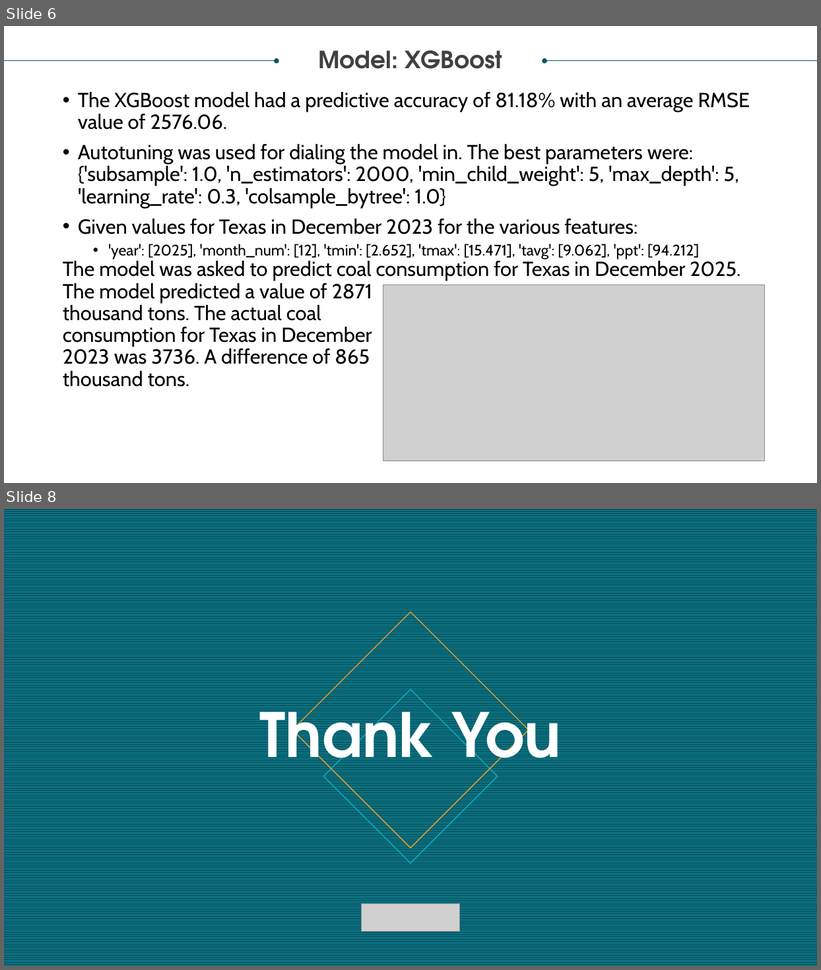
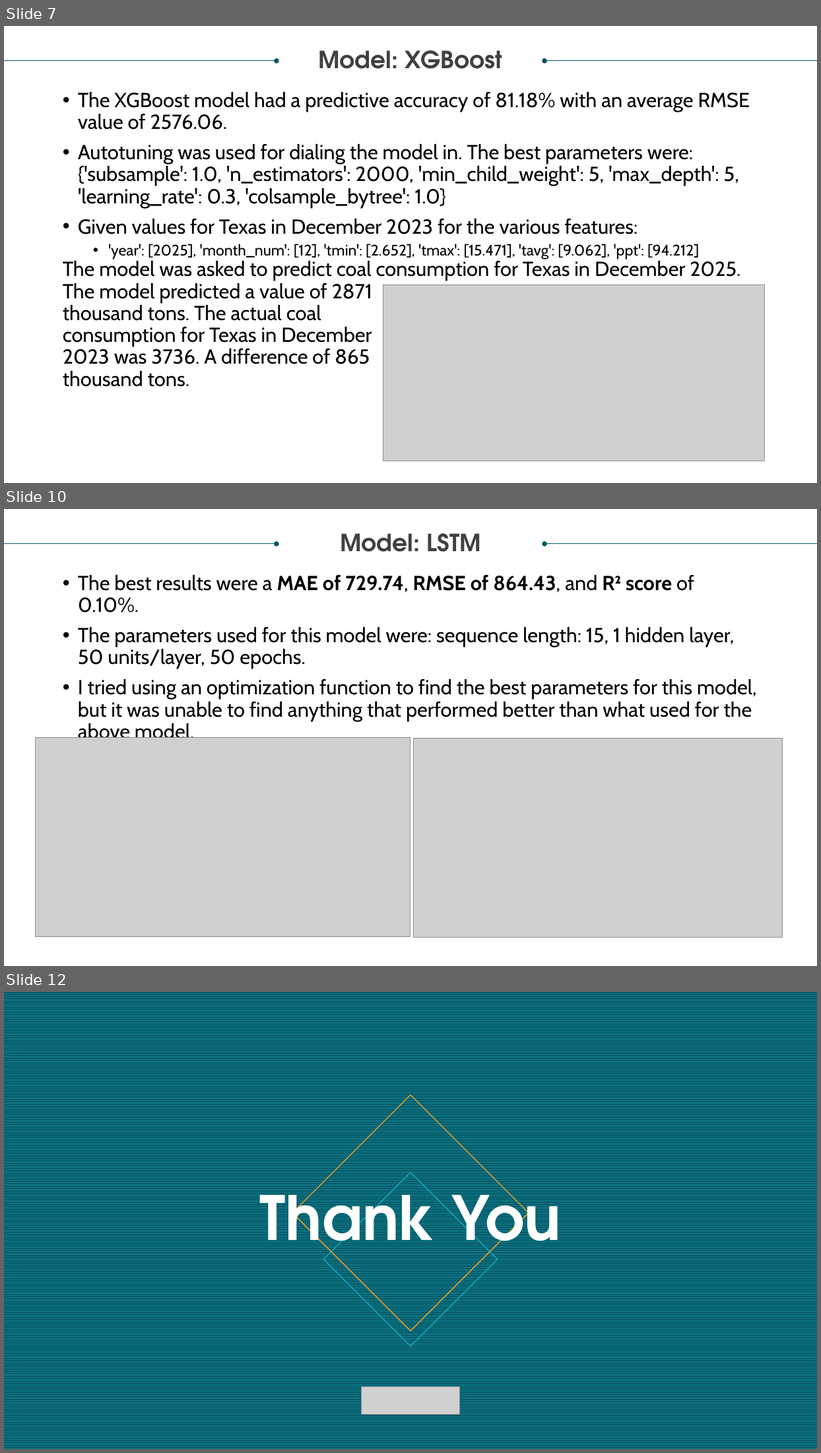
Before and after one commit to jcbritton/Weather_vs_Energy_Consumption, a slide deck: Project 4 Presentation.pptx. Shown one above the other, each under a label of ours: slides 6 and 8 before the commit, slides 7, 10 and 12 after it; the slides between them are not shown. The pictures are 821x970 and 821x1453 pixels, drawn with LibreOffice and Linux fonts; fonts in the diff are those of the drawing; grey boxes stand for pictures. Boxes give left, top, right and bottom in pixels: in the first picture for what was removed or moved away, otherwise in the second. Text is boxed around its words. In the diff, an @@ line names an element or a change of style, - is before the commit and + after.

Commit message:
updated slides with LSTM model info

```diff
--- a/Project 4 Presentation.pptx
+++ b/Project 4 Presentation.pptx
@@ slide 10 added at <box>4,509,817,966</box>, background #FFFFFF @@
@@ arrow added from (4, 544) to (277, 544), #085764 0.5 pt @@
@@ text added at <box>341,533,481,552</box>, 28 pt, text #404040, bold @@
+Model: LSTM
@@ arrow added from (817, 544) to (545, 544), #085764 0.5 pt @@
@@ text added at <box>78,575,757,738</box>, 24 pt, text #000000 @@
+• The best results were a MAE of 729.74, RMSE of 864.43, and R² score of 0.10%.
+• The parameters used for this model were: sequence length: 15, 1 hidden layer, 50 units/layer, 50 epochs.
+• I tried using an optimization function to find the best parameters for this model, but it was unable to find anything that performed better than what used for the above model.
@@ picture added at <box>35,738,411,937</box> @@
@@ picture added at <box>414,739,783,938</box> @@
@@ what was slide 6 is now slide 7 @@
@@ what was slide 8 is now slide 12 @@
```
Also in this commit, not shown: 3 slides changed, 3 other slides added.
